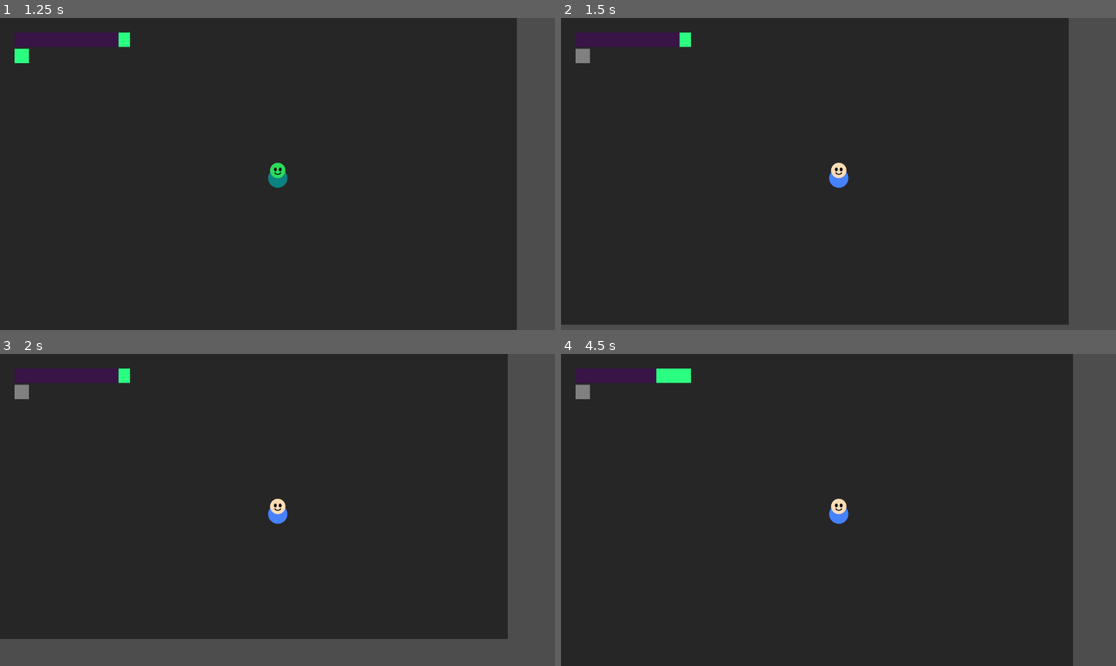
Above: before the commit, frames 1-4 (two rows, left to right).
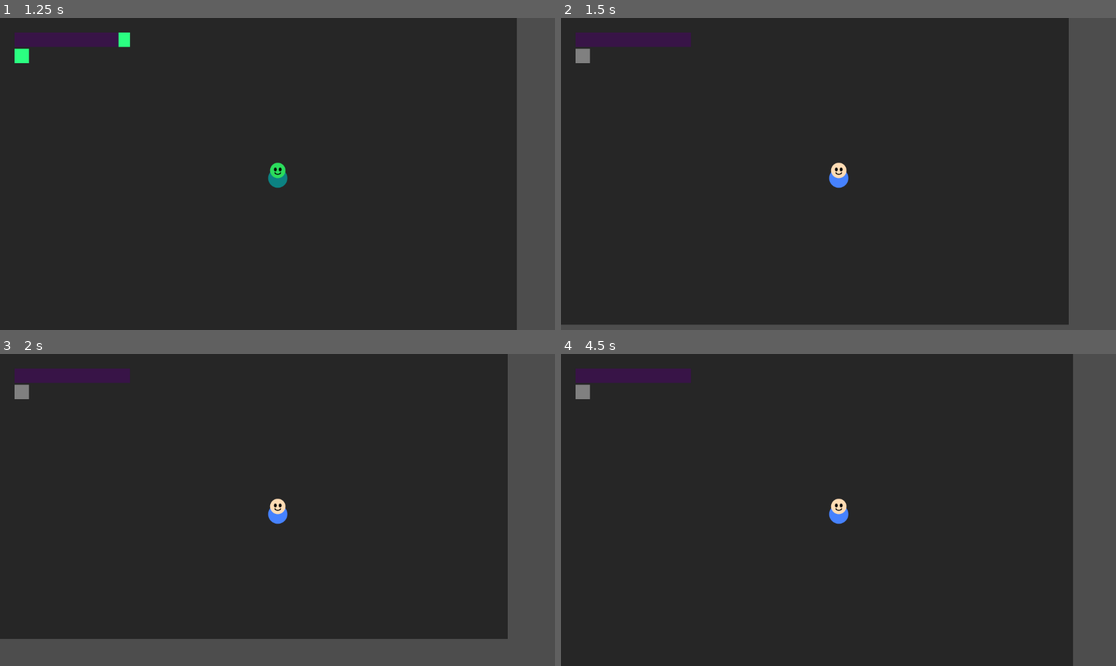
Above: after the commit, the same moments.

Repository: Iquitim/anel-de-iquitim
Game: Godot game, scene res://world/test_world.tscn
The game is run twice, just before and just after one commit, with the same random seed, the same clock (stepped at 60 frames per second) and the same inputs.
Inputs:
- Up to frame 1 (1.25 s): tap Enter at 0.5 s; hold Right (ui_right) from 0.53 s (still down); hold Tab (toggle_ring) from 0.53 s (still down); tap Space at 0.77 s
- Up to frame 2 (1.5 s): release Right (ui_right) at 1.28 s; release Tab (toggle_ring) at 1.28 s; hold Down (ui_down) from 1.28 s (still down); tap Tab (toggle_ring) at 1.35 s
- Up to frame 3 (2 s): keep holding Down (ui_down); tap Space at 1.52 s
- Up to frame 4 (4.5 s): release Down (ui_down) at 2.03 s; hold Right (ui_right) 2.03-2.78 s; hold Tab (toggle_ring) 2.03-2.78 s; hold Up (ui_up) 2.78-3.53 s; tap Tab (toggle_ring) at 2.85, 4.35 s; tap Space at 3.02, 3.5, 3.77 s; hold Tab (toggle_ring) 3.53-4.28 s; hold Left (ui_left) from 3.53 s (still down)

Frame 1 is identical in both runs. In frame 2, 0.1% of the frame differs, in the area x 21-24%, y 4-10%; in frame 3, 0.1%; in frame 4, 0.3%, in the area x 17-24%, y 4-10%.

Commit message:
feat: Implement possession regression and update mechanics docs

Diff:
--- a/entities/player/player_controller.gd
+++ b/entities/player/player_controller.gd
@@ -105,5 +105,10 @@
 		# Feedback Visual: Normal
 		sprite.modulate = Color(1.0, 1.0, 1.0)
 
+		# Regressão ao desativar
+		if possession_component:
+			possession_component.reduce_possession(10.0)
+
 		print("⚪ Anel DESATIVADO")
 		print("  └─ Velocidade: ", get_target_speed(), " px/s")
+		print("  └─ Possessão: -10%")
Not shown, changed: DEV_REFERENCE.md
Not shown, changed: GDD.md
Not shown, changed: README.md
